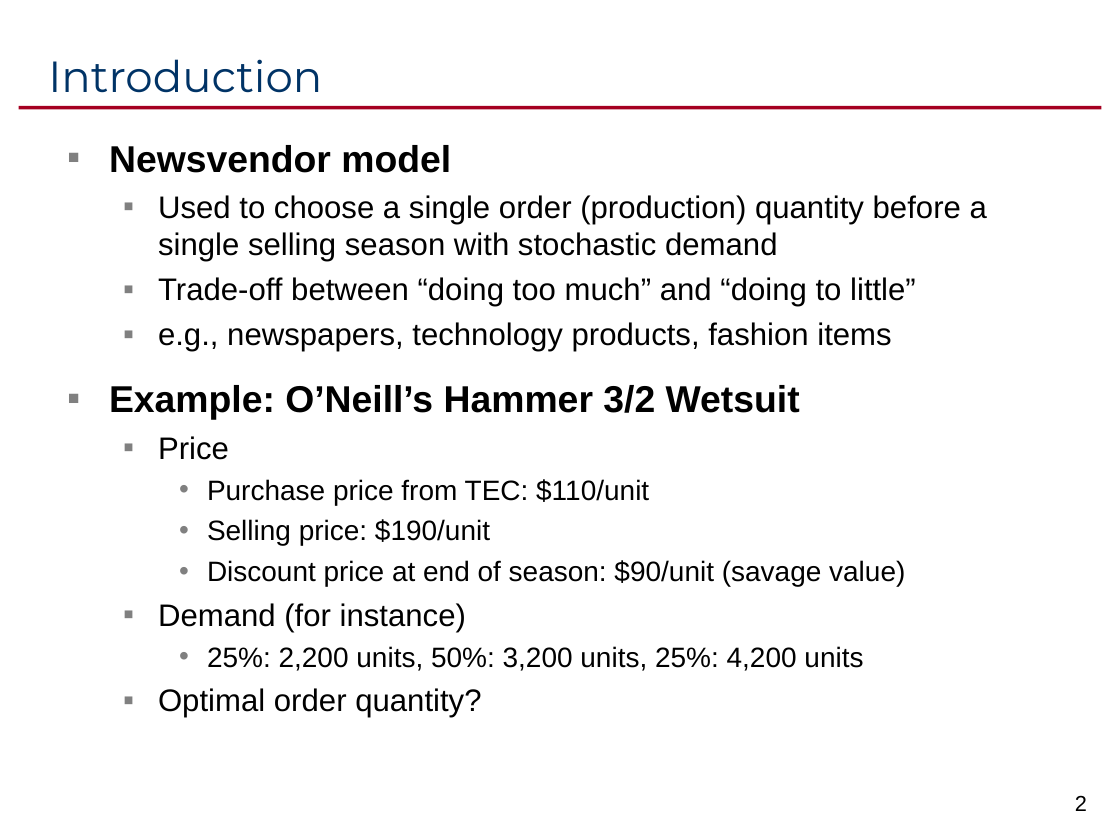
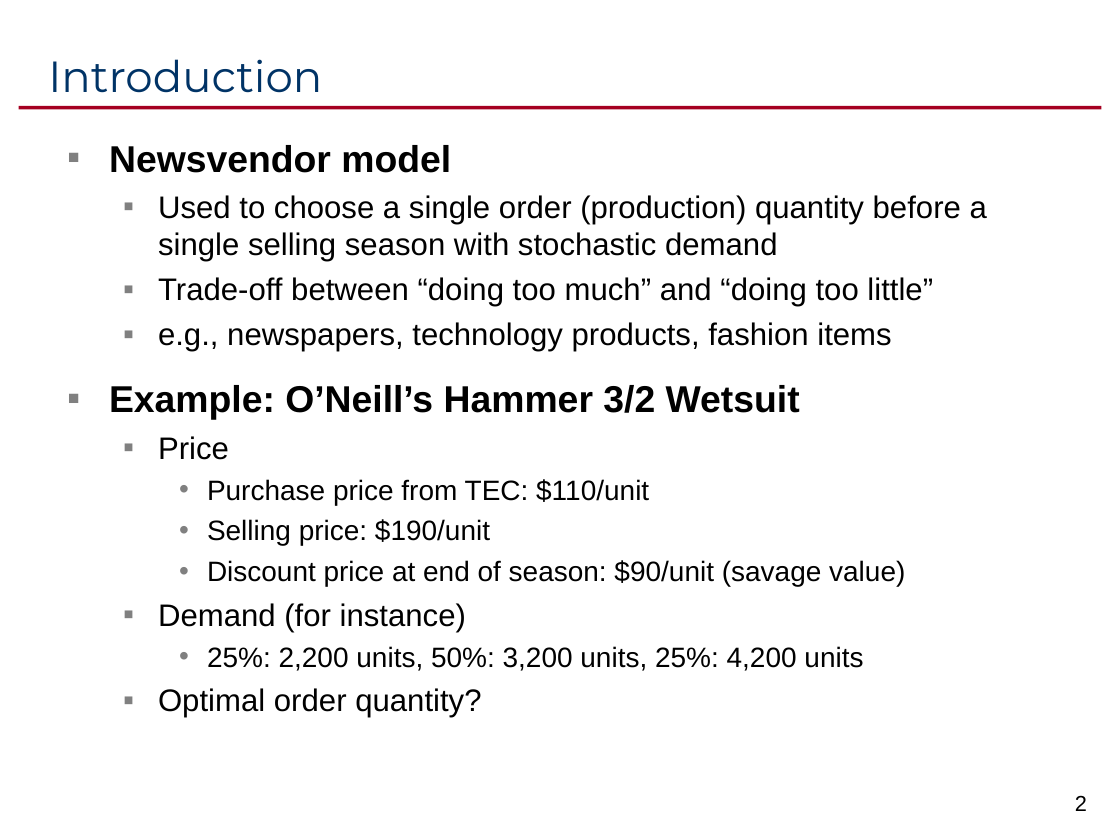
Before and after one commit to ikelab/courses, a slide deck: slide 2 of pm2016/c12.ppt. Drawn at 1120x840 pixels with LibreOffice and Linux fonts; fonts in the diff are those of the drawing. Boxes give left, top, right and bottom in pixels: in the first picture for what was removed or moved away, otherwise in the second. Text is boxed around its words. In the diff, an @@ line names an element or a change of style, - is before the commit and + after.

```diff
--- a/pm2016/c12.ppt
+++ b/pm2016/c12.ppt
@@ text at (158,277,933,307): text changed @@
-  ▪ Trade-off between “doing too much” and “doing to little”
+  ▪ Trade-off between “doing too much” and “doing too little”
```
Also in this commit, not shown: 5 other slides changed, 1 other file.
